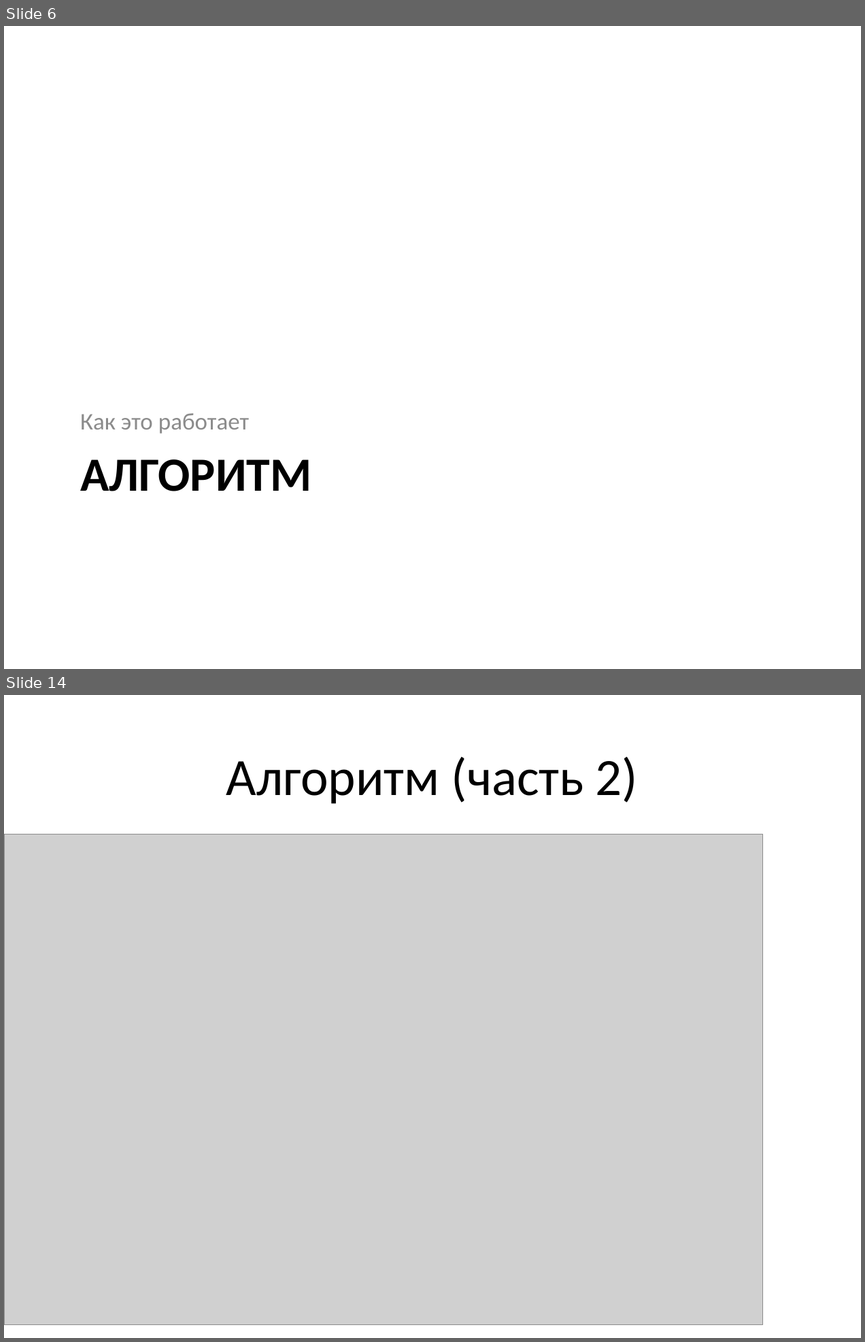
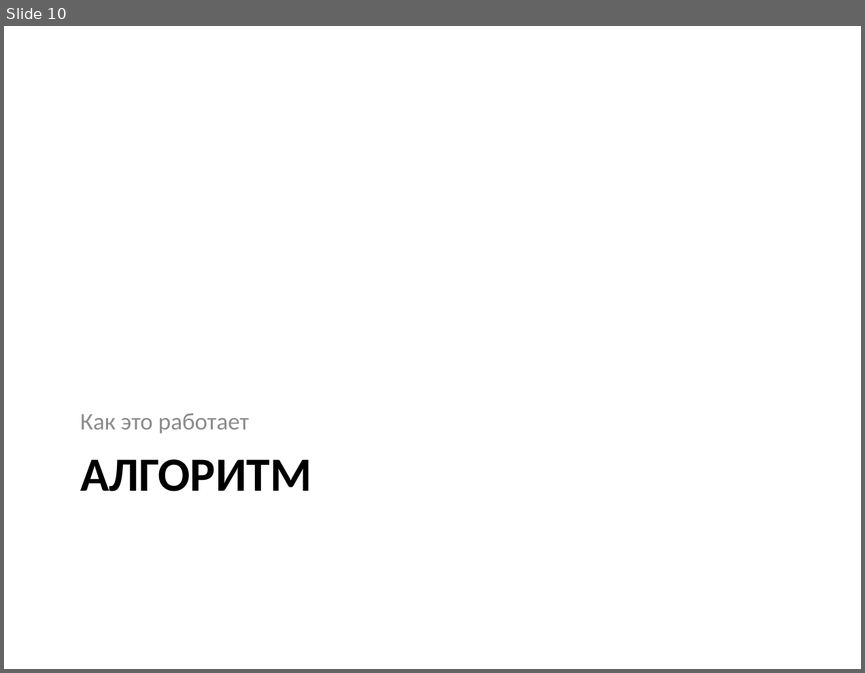
Before and after one commit to mikhail-putilov/archive, a slide deck: ВКР Путилов М.Ю. Презентация.pptx. Shown one above the other, each under a label of ours: slides 6 and 14 before the commit, slide 10 after it; the slides between them are not shown. The pictures are 865x1342 and 865x673 pixels, drawn with LibreOffice and Linux fonts; fonts in the diff are those of the drawing; grey boxes stand for pictures. Boxes give left, top, right and bottom in pixels: in the first picture for what was removed or moved away, otherwise in the second. Text is boxed around its words. In the diff, an @@ line names an element or a change of style, - is before the commit and + after.

```diff
--- a/ВКР Путилов М.Ю. Презентация.pptx
+++ b/ВКР Путилов М.Ю. Презентация.pptx
@@ slide 14 removed at box(4, 695, 861, 1338), background #FFFFFF @@
@@ title removed at box(226, 757, 638, 804) @@
-Алгоритм (часть 2)
@@ picture removed at box(4, 834, 762, 1324) @@
@@ what was slide 6 is now slide 10 @@
```
Also in this commit, not shown: 5 slides changed, 16 slides added, 19 other slides removed, 17 other files.
